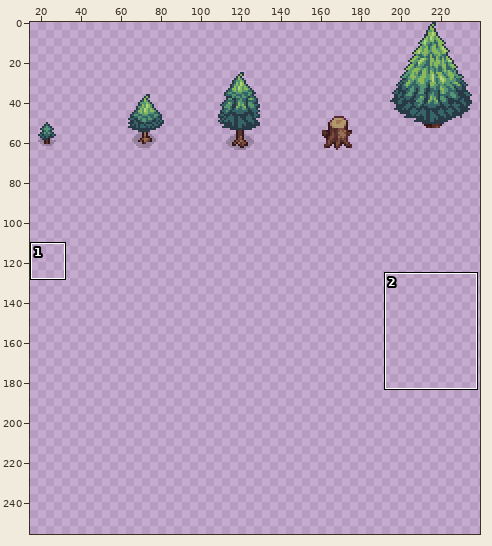
Two states of a sprite sheet, palmesneo_village/palmesneo_village/Content/Items/spruce_tree.png. The first picture is a wide view before the edit; the outline marks the close-up.
Close-up. The starting point:
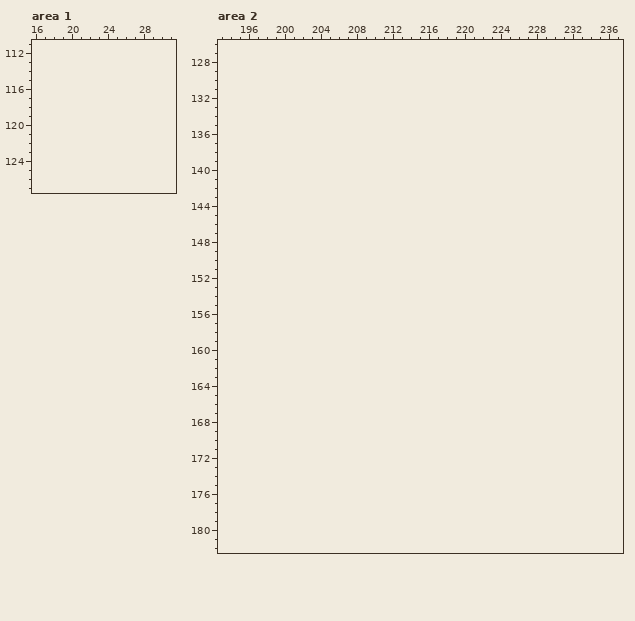
The file is 240x64 pixels. Shown: area 1: x 16..31, y 111..127; area 2: x 193..237, y 126..182. The old version is drawn lined up with the new one, on the new canvas. The wide view leaves out empty margins. The commit also changed other parts of the picture, which this record leaves out.
The same view after the edit:
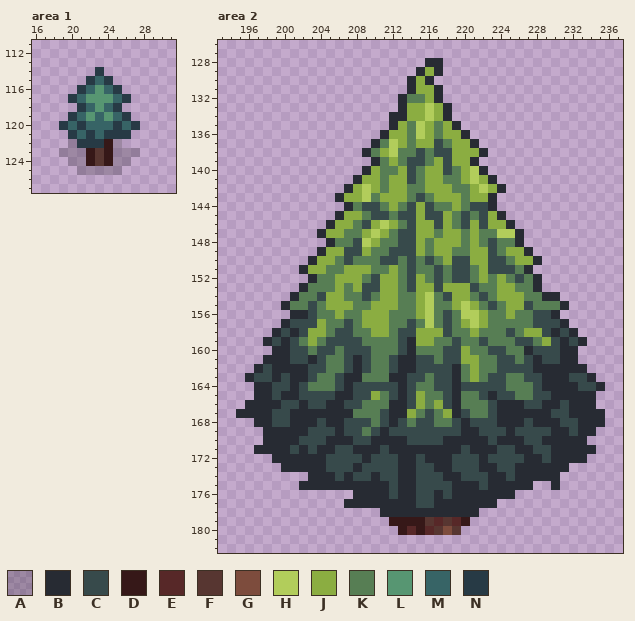
Palette (. is transparent): A #00000033  B #272b33  C #374a4b  D #361818  E #572828  F #573631  G #7d4c3d  H #b2cd5b  J #8bad41  K #577e54  L #579672  M #376466  N #273a45
The edit:
canvas 240x64 -> 240x256
--- area 1
@@ x 16..31 @@
 113 ................
-114 ................
-115 ................
-116 ................
-117 ................
-118 ................
-119 ................
-120 ................
-121 ................
-122 ................
-123 ................
-124 ................
-125 ................
+114 .......N........
+115 ......NMN.......
+116 .....NMLMN......
+117 ....NMLLLMN.....
+118 .....NMLMN......
+119 ....NMLMLMN.....
+120 ...NMNMMMNMN....
+121 ....NMNMNNN.....
+122 ....ANNNDA......
+123 ...AAADFDAAA....
+124 ....AADFDAA.....
+125 .....AAAAA......
 126 ................
--- area 2
@@ x 193..237 @@
 127 .............................................
-128 .............................................
-129 .............................................
-130 .............................................
-131 .............................................
-132 .............................................
-133 .............................................
-134 .............................................
-135 .............................................
-136 .............................................
-137 .............................................
-138 .............................................
-139 .............................................
-140 .............................................
-141 .............................................
-142 .............................................
-143 .............................................
-144 .............................................
-145 .............................................
-146 .............................................
-147 .............................................
-148 .............................................
-149 .............................................
-150 .............................................
-151 .............................................
-152 .............................................
-153 .............................................
-154 .............................................
-155 .............................................
-156 .............................................
-157 .............................................
-158 .............................................
-159 .............................................
-160 .............................................
-161 .............................................
-162 .............................................
-163 .............................................
-164 .............................................
-165 .............................................
-166 .............................................
-167 .............................................
-168 .............................................
-169 .............................................
-170 .............................................
-171 .............................................
-172 .............................................
-173 .............................................
-174 .............................................
-175 .............................................
-176 .............................................
-177 .............................................
-178 .............................................
-179 .............................................
-180 .............................................
+128 .......................BB....................
+129 ......................BJB....................
+130 .....................BJB.....................
+131 .....................BJJB....................
+132 ....................BKKJB....................
+133 ....................BJJHJB...................
+134 ...................BBJJHJB...................
+135 ...................BJKHJKJB..................
+136 ..................BJJKHJKJJB.................
+137 .................BKHJKJJCKJJB................
+138 ................BKJHKKCKCCJJJB...............
+139 .................BKJKCCKJCJJB................
+140 ................BJKKJCKJJCKJHB...............
+141 ...............BJJKJJCKJJKKJHJB..............
+142 ..............BJHJKJJKKJJJKKJHJB.............
+143 .............BJJHKJJJKCKJJJKJJB..............
+144 ..............BKCCKJKCJCKKJKCCB..............
+145 .............BJJKCCKCCJCCJKCKCJB.............
+146 ............BJJKCJHJKCJJCJKCJCJJB............
+147 ...........BJJKKJHJKCCJJKJJKJKKHHB...........
+148 ............BKKCHJKKCCJKJJJKJKCKKB...........
+149 ...........BJJCCJKKCCCJKJJKKJJCKJJB..........
+150 ..........BJJKCKKKCCKCKCKJCCJJCCKJJB.........
+151 .........BJJKKJJJKKJKCKKCKCCKJCCCKB..........
+152 ..........BKKJJJKCJJKCJKCKCCKJKJKCKB.........
+153 .........BKKKJKJCCJJKCJJCJJJCKKJJKKB.........
+154 ........BKKCJJKKCKJJKKJHKCJJKCKJJJKKBB.......
+155 .......BKKCKJJJKKJJJKKJHKKJHJKCKJJCKKKB......
+156 ........BBCKKJKKJJJKKKJHKCKHHJKKJKKCCB.......
+157 .......BCCCJKKCKJJJKKCKHKCKJHJKKKKKCCCB......
+158 ......BCBCJJKCCKKJJKCCJJJCKKJKKKCKJJCBCB.....
+159 .....BCBCKJKCCCCKKKKCBJJKKCKKCKKKCCKJCBCB....
+160 ......BBCCKCCKCCCKKKCBKKKCCJKKCCKKBCCCBB.....
+161 .....BBBCCBCKKCBCKKCBBCCKCCJJKKCCKCBCCBB.....
+162 ....BCBBBBCCKKCBCKKCBBCCCCBKJKKCCCCBBBBBB....
+163 ...BCCBCBBCKKCBBKKKBBCCKCCBKJKCCKKCCBBBCCB...
+164 ....BBCCBCKKKCBCCCCCBCKKCCBCCCCCKKKCBBBBCCB..
+165 ....BBCBBCCCCBBCCJKCBCJKKCBKKCBCCKKCCBBBBB...
+166 ...BBBBCCBCCBBCCKKKBBCJKJCBKKKCBBBCCBBCBBB...
+167 ..BBBBCCBBBBBBBKKKCBBJKCKJBCKKCBBBBBBCCBBBB..
+168 ....BBCCBBBCBBCCCKCBCKCCKKCBCCCBBBCBBBCCBBB..
+169 .....BBBBBCCCBCCKCBCCCCCCCCBBCCCBCCCCBBCBB...
+170 .....BBBBCCCBBBCCBBBBCCCCBBBBBCBBBCCBBBBB....
+171 ....BBBBCBCBBCCBBBCBBBBBBBBCBBBCCBBCCBBBBB...
+172 ......BBBBBBCCCCBCCCBBCBBBCCCBCCCCBBCBBBB....
+173 .......BBBBBCCCBCCCCBBCCBBCCCBBCCBBBBBB......
+174 ..........BBBCBCCBCCBBCCCBBCCCBBCBBBBB.......
+175 .........BBBBBBBBBBCBBCCCCBBBCBBBBB..B.......
+176 ...............BBBBCBBCCBCBBBBBBB............
+177 ..............BBBBBBBBCCBBBBBBB..............
+178 ..................BBBBBBBBBBB................
+179 ...................DDDDFEFED.................
+180 ....................DEDEFGF..................
 181 .............................................
Boxes around the changes in both close-ups, in picture pixels (x1, y1, x2, y2):
added: (59, 67, 140, 175)
added: (236, 58, 605, 535)
